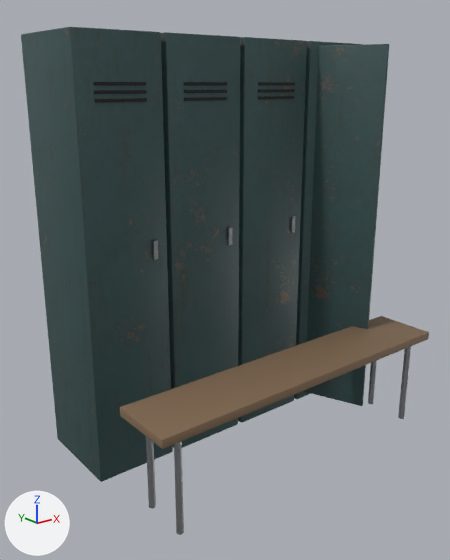
What one commit did to the Blender file source/blender/props/locker_row.blend.
One viewpoint serves both versions: a 50 mm camera at (-1.83, -2.39, 1.66) aimed at (-0.1, -0.23, 0.79). Lighting does not change. The marker at lower left points along +X, +Y and +Z. The older version comes first.

Names of what the first picture shows: 'locker_row'.
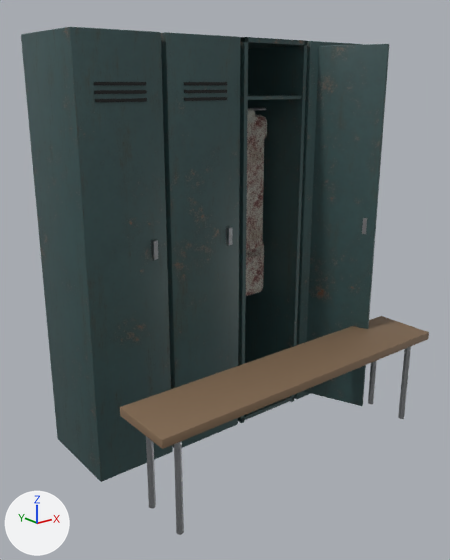
Patch to the scene script:
```diff
--- a/source/blender/props/locker_row.blend.py
+++ b/source/blender/props/locker_row.blend.py
@@ img_fabric_worn_albedo_png @@
+img_fabric_worn_albedo_png = load_image('fabric_worn_albedo.png', '../../../assets/textures/fabric_worn_albedo.png', 1024, 1024, 'sRGB')
@@ img_fabric_worn_normal_png @@
+img_fabric_worn_normal_png = load_image('fabric_worn_normal.png', '../../../assets/textures/fabric_worn_normal.png', 1024, 1024, 'Non-Color')
@@ img_fabric_worn_rough_png @@
+img_fabric_worn_rough_png = load_image('fabric_worn_rough.png', '../../../assets/textures/fabric_worn_rough.png', 1024, 1024, 'Non-Color')
@@ mat_fabric @@
+mat_fabric = bpy.data.materials.new('fabric')
+# uses the picture img_fabric_worn_albedo_png
+# uses the picture img_fabric_worn_normal_png
+# uses the picture img_fabric_worn_rough_png
@@ me_locker_row @@
 # used by ob_locker_row; location = (-0.6, 0.0, 0.925)
-me_locker_row.from_pydata(...)  # 608 vertices, 528 faces; spans x -0.2..1.4, y -0.75..0.22, z -0.93..0.93
+me_locker_row.from_pydata(...)  # 760 vertices, 664 faces; spans x -0.2..1.4, y -0.75..0.22, z -0.93..0.93
+# me_locker_row part 1: a new loose piece, a box spanning x 0.61..0.63, y -0.225..0.225, z -0.925..0.925, in mat_painted_metal
+# me_locker_row part 2: a new loose piece, a box spanning x 0.97..0.99, y -0.225..0.225, z -0.925..0.925, in mat_painted_metal
+# me_locker_row part 3: a new loose piece, a box spanning x 0.61..0.99, y -0.225..0.225, z 0.905..0.925, in mat_painted_metal
+# me_locker_row part 4: a new loose piece, a box spanning x 0.63..0.97, y -0.215..0.215, z 0.668..0.683, in mat_painted_metal
+# me_locker_row part 5: a new loose piece, an 8-sided cylinder along x spanning x 0.635..0.965, y 0.022..0.038, z 0.607..0.623, in mat_steel
+# me_locker_row part 6: the loose piece of 56 vertices spanning x 0.66..0.94, y -0.16..-0.08, z -0.12..0.77 is scaled about its middle by (0.922, 0.956, 0.736), then moved by (0.0, 0.13, -0.14)
+# me_locker_row part 7: the loose piece of 8 vertices spanning x 0.91..0.93, y -0.25..-0.22, z 0.03..0.11 is turned -68.8 degrees about the z axis through its middle, then moved by (0.25, -0.24, 0.0)
+# me_locker_row part 8: a new loose piece of 56 vertices spanning x 0.65..0.95, y -0.03..0.05, z 0.46..0.59, in mat_fabric_bloody
+# me_locker_row part 9: a new loose piece of 56 vertices spanning x 0.66..0.94, y -0.02..0.05, z -0.34..-0.04, in mat_fabric_bloody
+# me_locker_row part 10: a new loose piece of 56 vertices spanning x 0.75..0.86, y -0.04..0.01, z 0.55..0.62, in mat_fabric
+# me_locker_row part 11: the loose piece of 8 vertices spanning x 0.69..0.91, y -0.23..-0.22, z 0.67..0.68 is deleted
+# me_locker_row part 12: the loose piece of 8 vertices spanning x 0.69..0.91, y -0.23..-0.22, z 0.7..0.71 is deleted
+# me_locker_row part 13: the loose piece of 8 vertices spanning x 0.69..0.91, y -0.23..-0.22, z 0.73..0.74 is deleted
+# me_locker_row part 14
+# 52 vertices are removed from x 0.61..0.99, y -0.22..0.22, z -0.93..0.93
+# 54 faces are deleted
+# 4 vertices are added at (0.61, -0.22, -0.9), (0.61, 0.22, -0.9), (0.99, -0.22, -0.9), (0.99, 0.22, -0.9)
+# 6 new faces join them, mat_painted_metal
+# other edits to the shape of me_locker_row do not show in these pictures
 me_locker_row.materials.append(mat_painted_metal)
@@ me_locker_row @@
 me_locker_row.materials.append(mat_wood_dark)
+me_locker_row.materials.append(mat_fabric)
```

What differs and where, as boxes [x1, y1, x2, y2] in the pictures (450 x 560 px; the box of a moved part takes in the faces that stretch with it):
part 1 of me_locker_row, added: after [238, 37, 248, 423]
part 2 of me_locker_row, added: after [245, 41, 308, 402]
part 3 of me_locker_row, added: after [241, 37, 308, 49]
part 4 of me_locker_row, added (mostly hidden): after [248, 95, 301, 100]
part 5 of me_locker_row, added: after [248, 107, 266, 111]
part 6 of me_locker_row, moved or reshaped (not visible before): after [246, 135, 264, 258]
part 7 of me_locker_row, moved or reshaped: before [289, 216, 295, 233]; after [362, 218, 367, 234]
part 8 of me_locker_row, added: after [247, 115, 267, 139]
part 9 of me_locker_row, added: after [246, 242, 264, 296]
part 10 of me_locker_row, added: after [247, 109, 255, 123]
part 11 of me_locker_row, deleted: before [258, 96, 294, 99]
part 12 of me_locker_row, deleted: before [258, 89, 295, 92]
part 13 of me_locker_row, deleted: before [258, 82, 295, 85]
part 14 of me_locker_row, cut back: before [238, 37, 307, 423]; after [238, 396, 294, 422]
